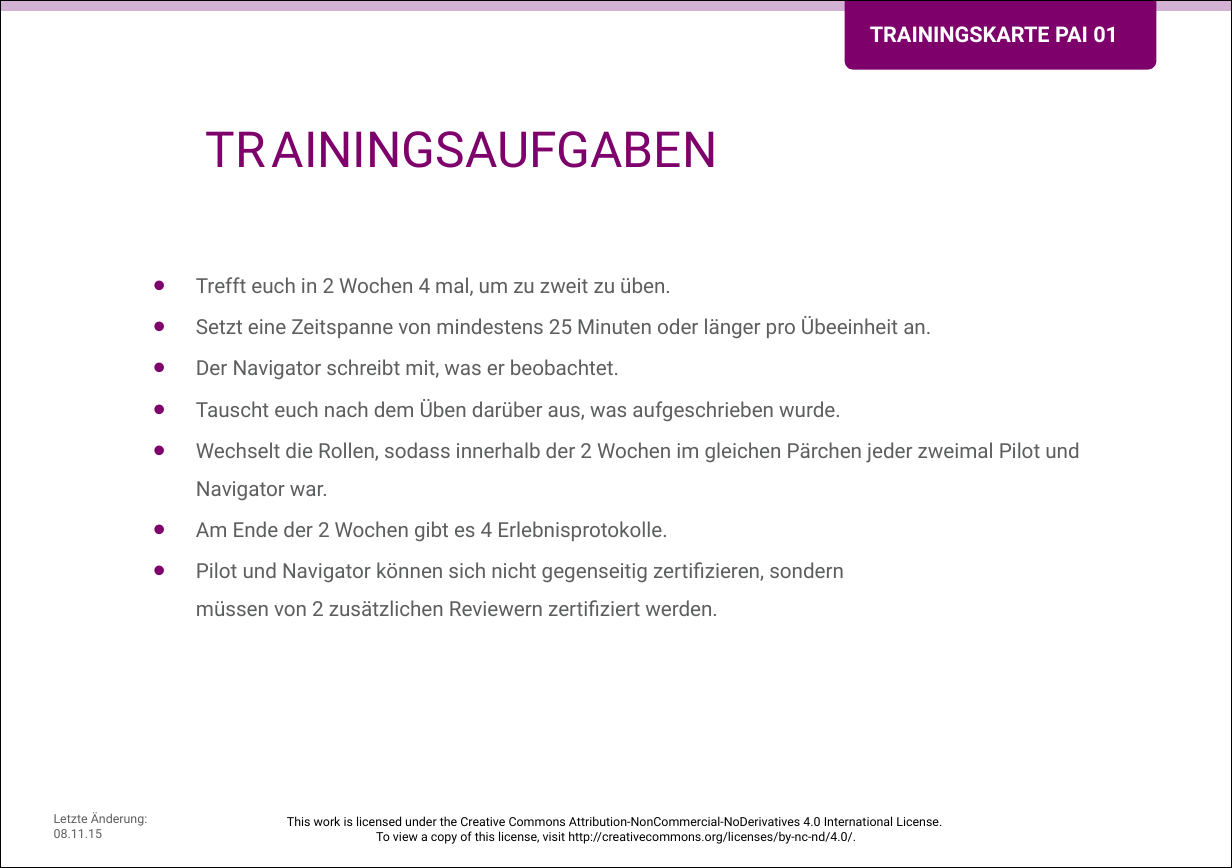
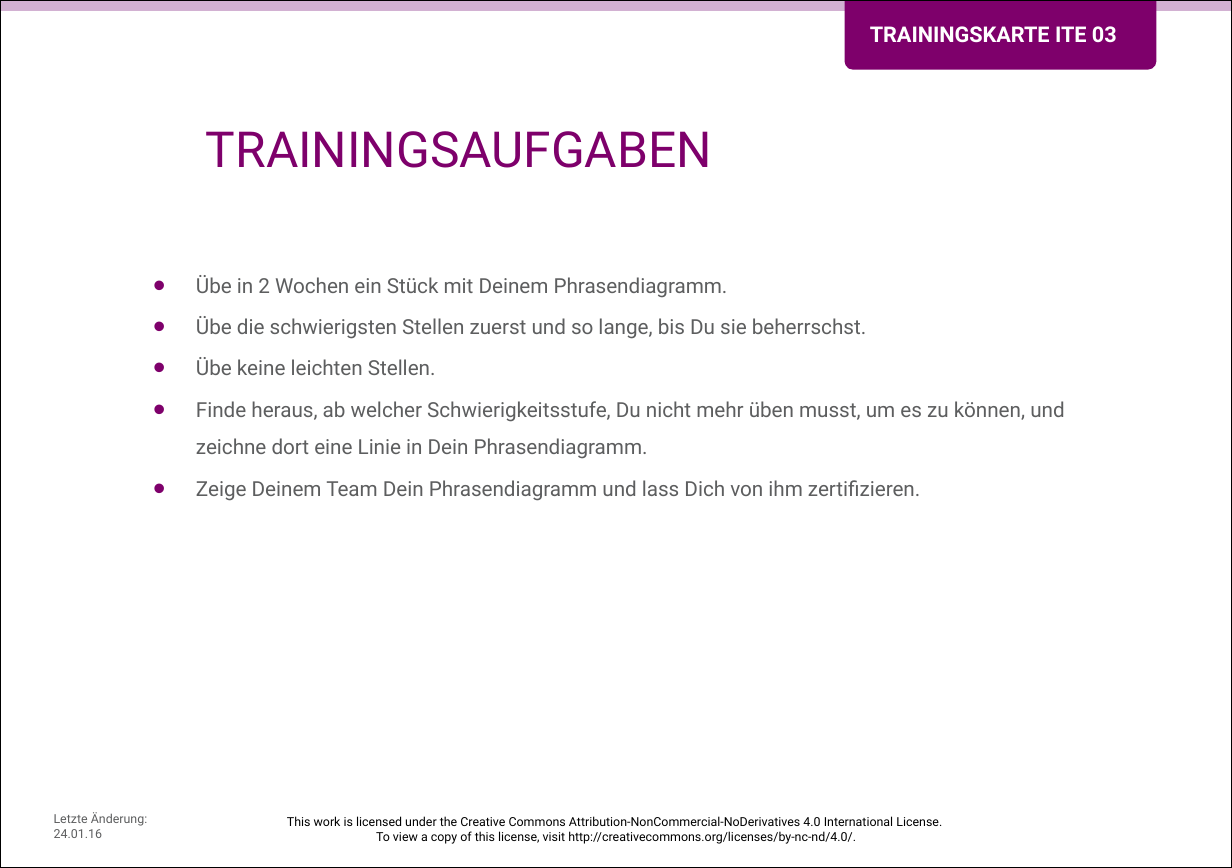
Before and after one commit to Teamtool/training-materials, a slide deck: slide 2 of training-cards/music moves/01_musicmoves_templates/ger_apprentice_training_card_template_mm_cc.pptx. Drawn at 1232x868 pixels with LibreOffice and Linux fonts; fonts in the diff are those of the drawing; background and template pictures are left out. Boxes give left, top, right and bottom in pixels: in the first picture for what was removed or moved away, otherwise in the second. Text is boxed around its words. In the diff, an @@ line names an element or a change of style, - is before the commit and + after.

```diff
--- a/training-cards/music moves/01_musicmoves_templates/ger_apprentice_training_card_template_mm_cc.pptx
+++ b/training-cards/music moves/01_musicmoves_templates/ger_apprentice_training_card_template_mm_cc.pptx
@@ text at (x1=870, y1=26, x2=1117, y2=43): text changed @@
-TRAININGSKARTE PAI 01
+TRAININGSKARTE ITE 03
@@ text at (x1=206, y1=131, x2=712, y2=168): spaces changed @@
-TR AININGSAUFGABEN
+TRAININGSAUFGABEN
@@ text at (x1=196, y1=275, x2=1064, y2=501): text changed @@
-• Trefft euch in 2 Wochen 4 mal, um zu zweit zu üben.
-• Setzt eine Zeitspanne von mindestens 25 Minuten oder länger pro Übeeinheit an.
-• Der Navigator schreibt mit, was er beobachtet.
-• Tauscht euch nach dem Üben darüber aus, was aufgeschrieben wurde.
-• Wechselt die Rollen, sodass innerhalb der 2 Wochen im gleichen Pärchen jeder zweimal Pilot und Navigator war.
-• Am Ende der 2 Wochen gibt es 4 Erlebnisprotokolle.
-• Pilot und Navigator können sich nicht gegenseitig zertifizieren, sondern
-  müssen von 2 zusätzlichen Reviewern zertifiziert werden.
+• Übe in 2 Wochen ein Stück mit Deinem Phrasendiagramm.
+• Übe die schwierigsten Stellen zuerst und so lange, bis Du sie beherrschst.
+• Übe keine leichten Stellen.
+• Finde heraus, ab welcher Schwierigkeitsstufe, Du nicht mehr üben musst, um es zu können, und zeichne dort eine Linie in Dein Phrasendiagramm.
+• Zeige Deinem Team Dein Phrasendiagramm und lass Dich von ihm zertifizieren.
@@ text at (x1=54, y1=812, x2=147, y2=838): text changed @@
-Letzte Änderung: 08.11.15
+Letzte Änderung: 24.01.16
```
Also in this commit, not shown: 1 other slide changed, 12 other files.
